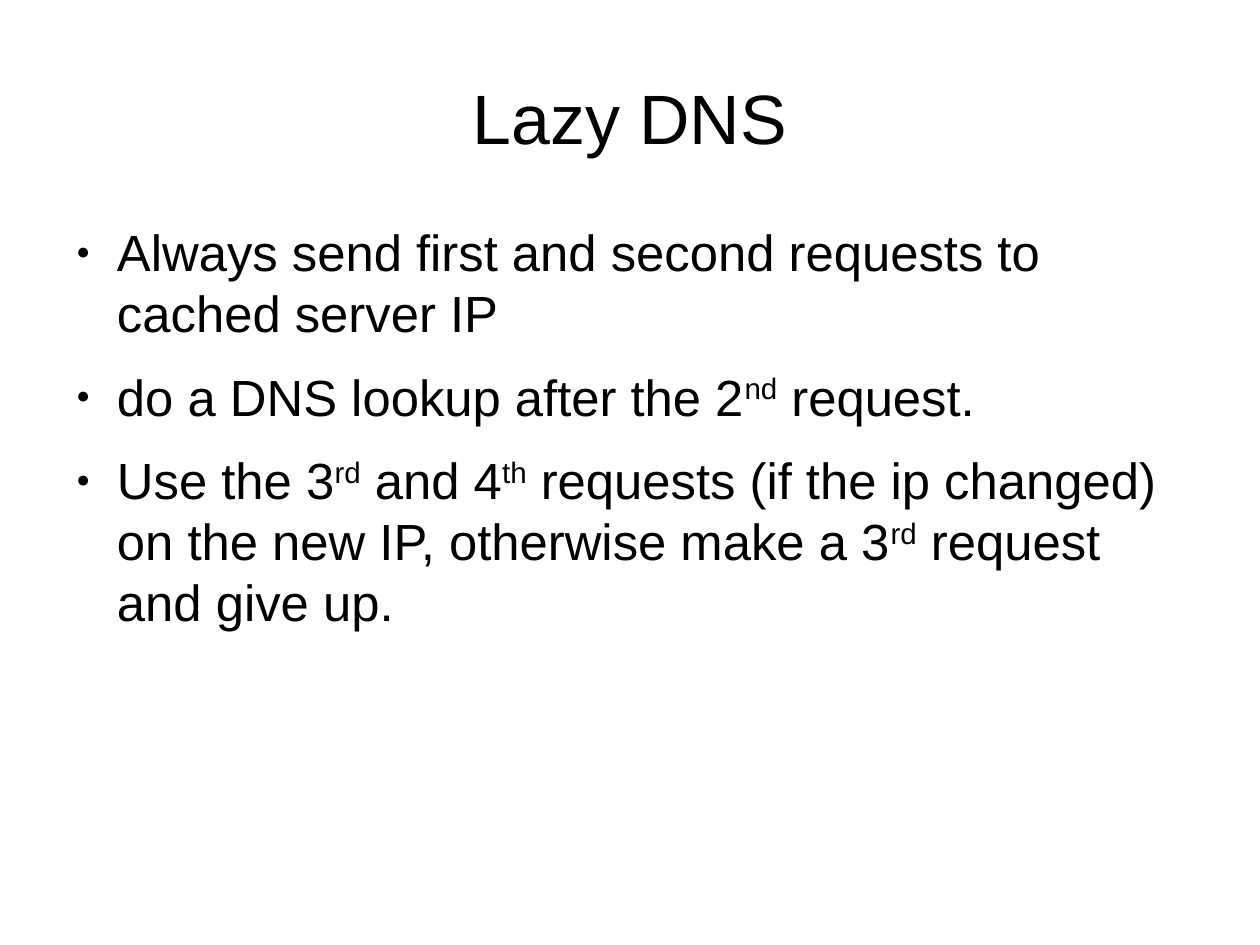
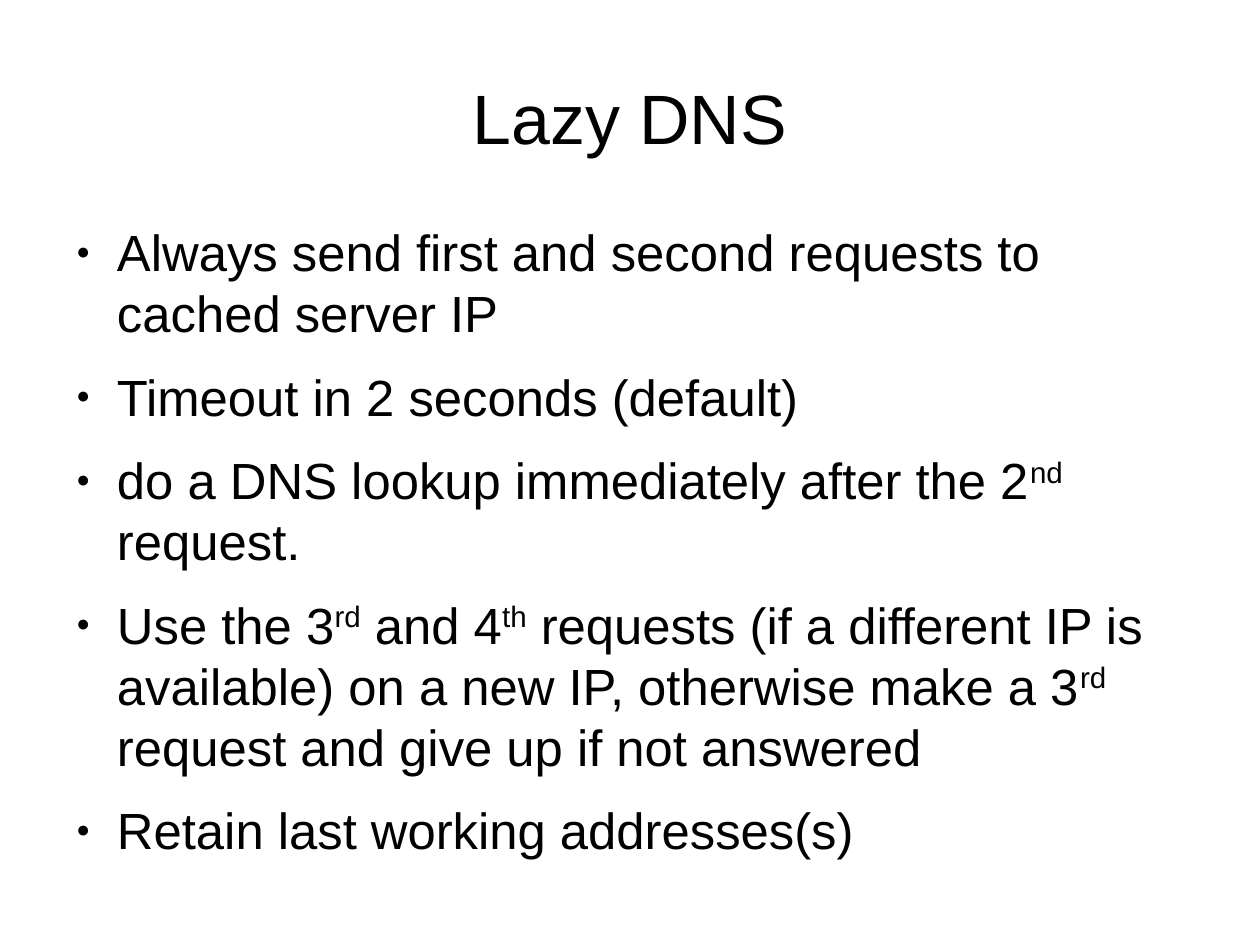
Before and after one commit to dtaht/Gnugol, a slide deck: slide 17 of doc/gnugol.odp (slide 15 before the commit). Drawn at 1260x945 pixels with LibreOffice and Linux fonts; fonts in the diff are those of the drawing. Boxes give left, top, right and bottom in pixels: in the first picture for what was removed or moved away, otherwise in the second. Text is boxed around its words. In the diff, an @@ line names an element or a change of style, - is before the commit and + after.

```diff
--- a/doc/gnugol.odp
+++ b/doc/gnugol.odp
@@ text at <box>117,379,1143,860</box>: text changed @@
-● do a DNS lookup after the 2nd request.
-● Use the 3rd and 4th requests (if the ip changed) on the new IP, otherwise make a 3rd request and give up.
+● Timeout in 2 seconds (default)
+● do a DNS lookup immediately after the 2nd request.
+● Use the 3rd and 4th requests (if a different IP is available) on a new IP, otherwise make a 3rd request and give up if not answered
+● Retain last working addresses(s)
```
Also in this commit, not shown: 5 other slides changed, 5 slides added, 1 slide removed.
